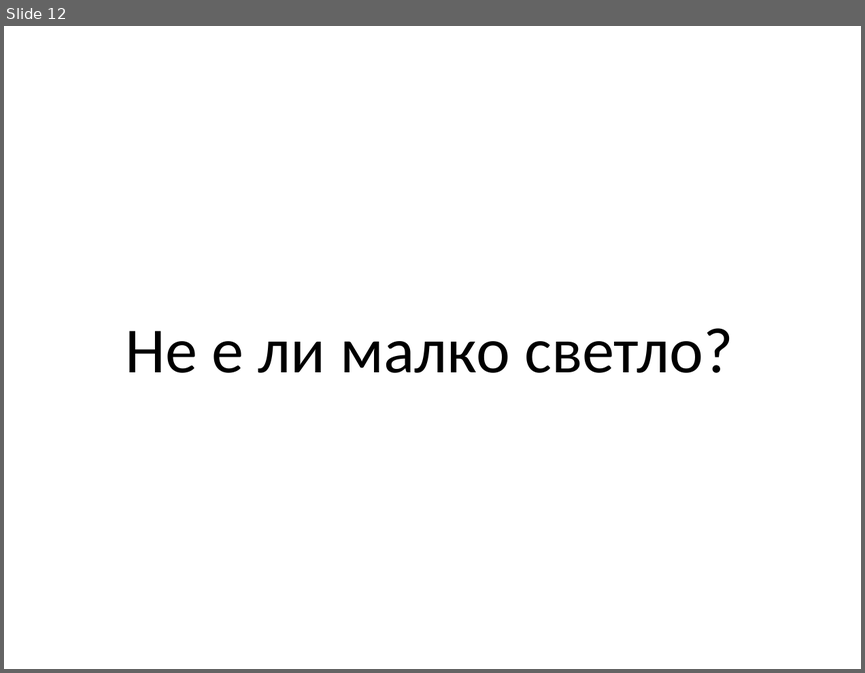
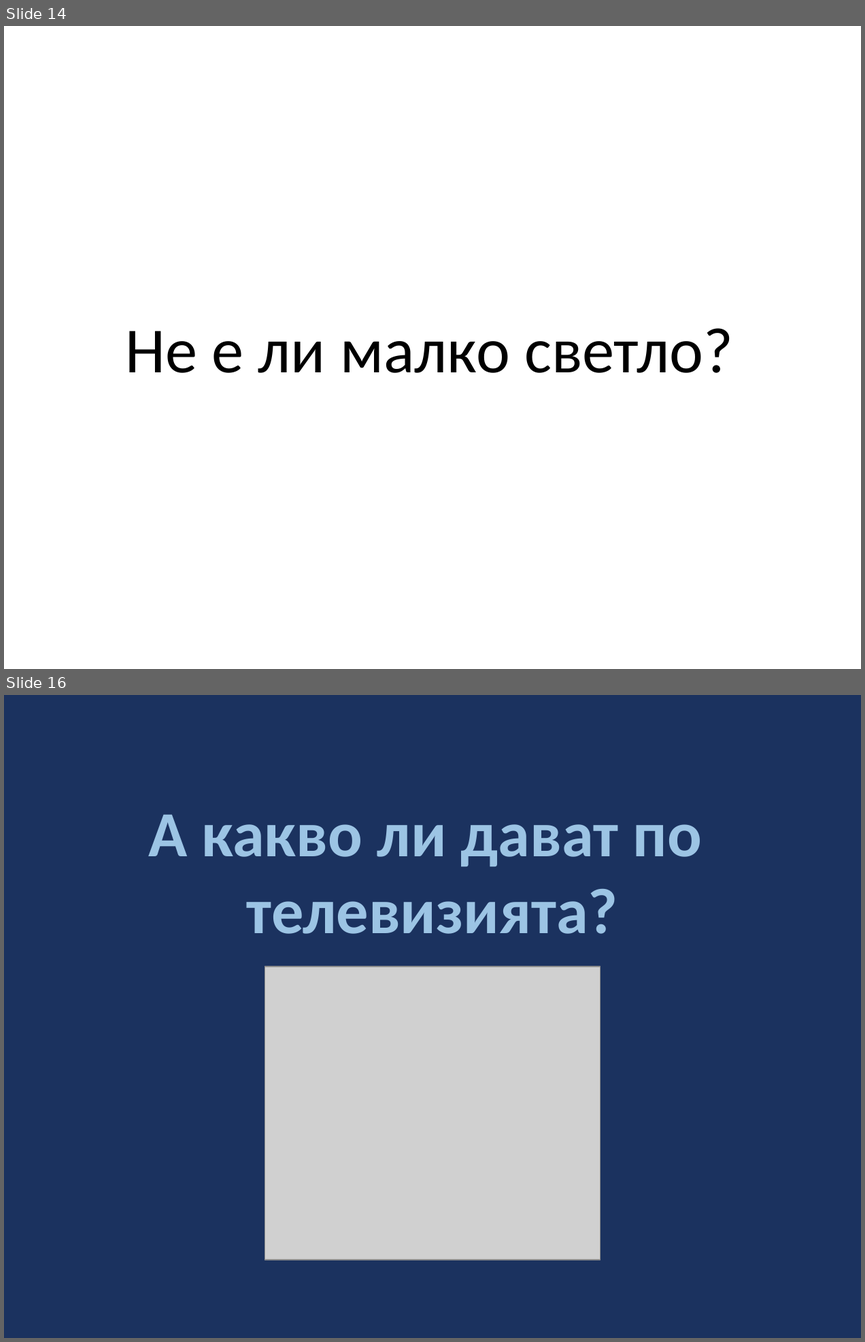
Before and after one commit to ModernSteward/ModernSteward, a slide deck: Presentation/Presentation.pptx. Shown one above the other, each under a label of ours: slide 12 before the commit, slides 14 and 16 after it; the slides between them are not shown. The pictures are 865x673 and 865x1342 pixels, drawn with LibreOffice and Linux fonts; fonts in the diff are those of the drawing; grey boxes stand for pictures. Boxes give left, top, right and bottom in pixels: in the first picture for what was removed or moved away, otherwise in the second. Text is boxed around its words. In the diff, an @@ line names an element or a change of style, - is before the commit and + after.

```diff
--- a/Presentation/Presentation.pptx
+++ b/Presentation/Presentation.pptx
@@ slide 16 added at <box>4,695,861,1338</box>, background #1B325F @@
@@ text added at <box>148,814,702,934</box>, 54 pt, text #9CC4E4, bold @@
+A какво ли дават по
+телевизията?
@@ picture added at <box>264,966,600,1259</box> @@
@@ what was slide 12 is now slide 14 @@
```
Also in this commit, not shown: 2 slides changed, 1 other slide added, 3 slides removed, 5 other files.
